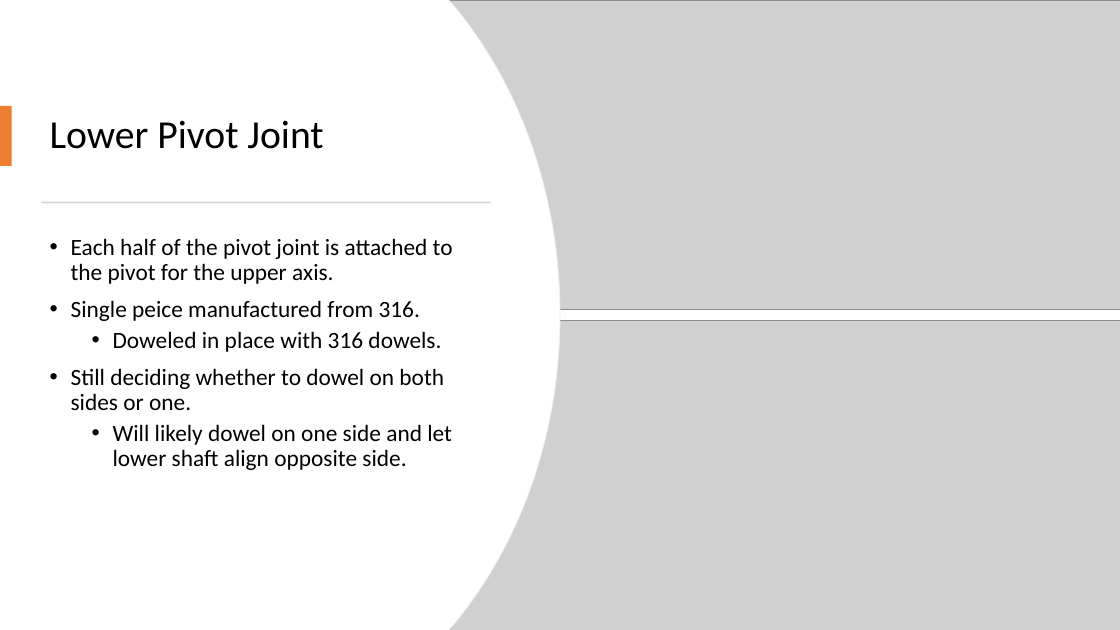
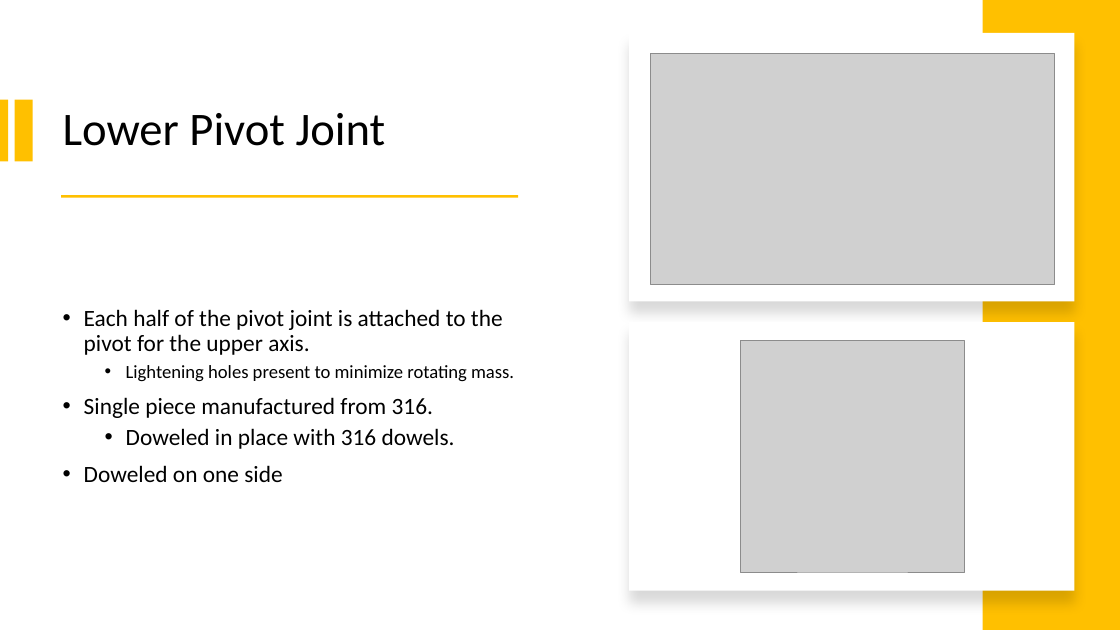
Before and after one commit to NCSUCORE/DoEOceanKiteProject, a slide deck: slide 6 of documentation/kiteCAD/solidworks/Line Angle Sensor/Line Angle Sensor Design.pptx. Drawn at 1120x630 pixels with LibreOffice and Linux fonts; fonts in the diff are those of the drawing; grey boxes stand for pictures. Boxes give left, top, right and bottom in pixels: in the first picture for what was removed or moved away, otherwise in the second. Text is boxed around its words. In the diff, an @@ line names an element or a change of style, - is before the commit and + after.

```diff
--- a/documentation/kiteCAD/solidworks/Line Angle Sensor/Line Angle Sensor Design.pptx
+++ b/documentation/kiteCAD/solidworks/Line Angle Sensor/Line Angle Sensor Design.pptx
@@ freeform shape removed at box(0, 0, 560, 630) @@
@@ freeform shape removed at box(0, 0, 560, 630) @@
@@ picture removed at box(449, 0, 1120, 309) @@
@@ rectangle added at box(983, 0, 1120, 630), fill #FFC000 @@
@@ rectangle added at box(629, 33, 1075, 302), fill #FFFFFF @@
@@ picture: place and size @@
-picture at box(449, 321, 1120, 630)
+picture at box(651, 54, 1055, 285)
@@ title "Lower Pivot Joint": place and size @@
-title "Lower Pivot Joint" at box(50, 120, 323, 149)
+title "Lower Pivot Joint" at box(63, 113, 386, 146)
@@ title "Lower Pivot Joint" at box(63, 113, 386, 146): size 34 to 40 pt @@
@@ rectangle: place and size @@
-rectangle at box(0, 106, 12, 166)
+rectangle at box(0, 99, 8, 161)
@@ rectangle at box(0, 99, 8, 161): fill #ED7D31 to #FFC000 @@
@@ rectangle added at box(14, 99, 32, 161), fill #FFC000 @@
@@ rectangle: place and size @@
-rectangle at box(41, 202, 491, 203)
+rectangle at box(61, 195, 518, 197)
@@ rectangle at box(61, 195, 518, 197): fill #D5D5D5 to #FFC000; mirrored @@
@@ text "Each half of the pivot ...": place and size @@
-text "Each half of the pivot ..." at box(71, 238, 453, 470)
+text "Each half of the pivot ..." at box(84, 309, 514, 482)
@@ text "Each half of the pivot ..." at box(84, 309, 514, 482): vertical alignment top to middle @@
@@ rectangle added at box(629, 322, 1075, 591), fill #FFFFFF @@
@@ picture added at box(741, 341, 965, 572) @@
@@ text at box(84, 365, 514, 418): text changed; size 20 to 16 pt @@
-• Single peice manufactured from 316.
+  • Lightening holes present to minimize rotating mass.
+• Single piece manufactured from 316.
@@ text at box(84, 465, 282, 482): text changed @@
-• Still deciding whether to dowel on both sides or one.
-  • Will likely dowel on one side and let lower shaft align opposite side.
+• Doweled on one side
```
Also in this commit, not shown: 7 other slides changed, 3 slides added, 2 other files.
